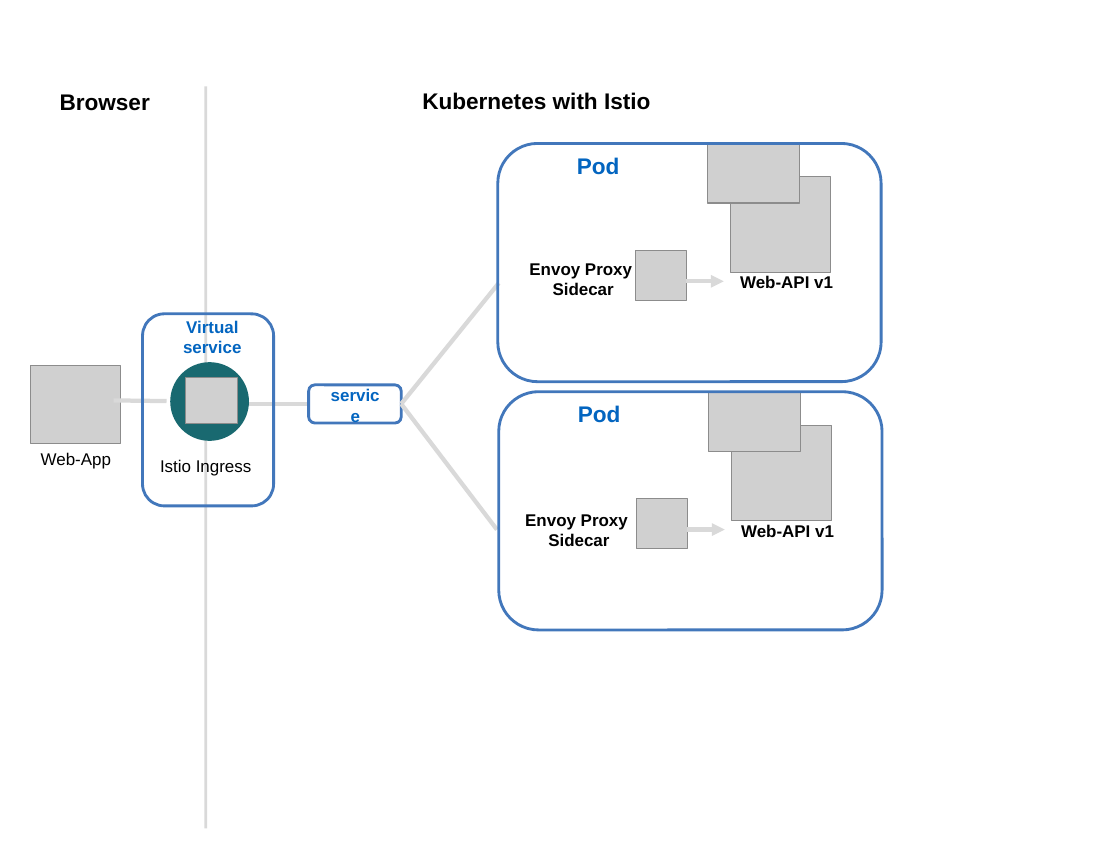
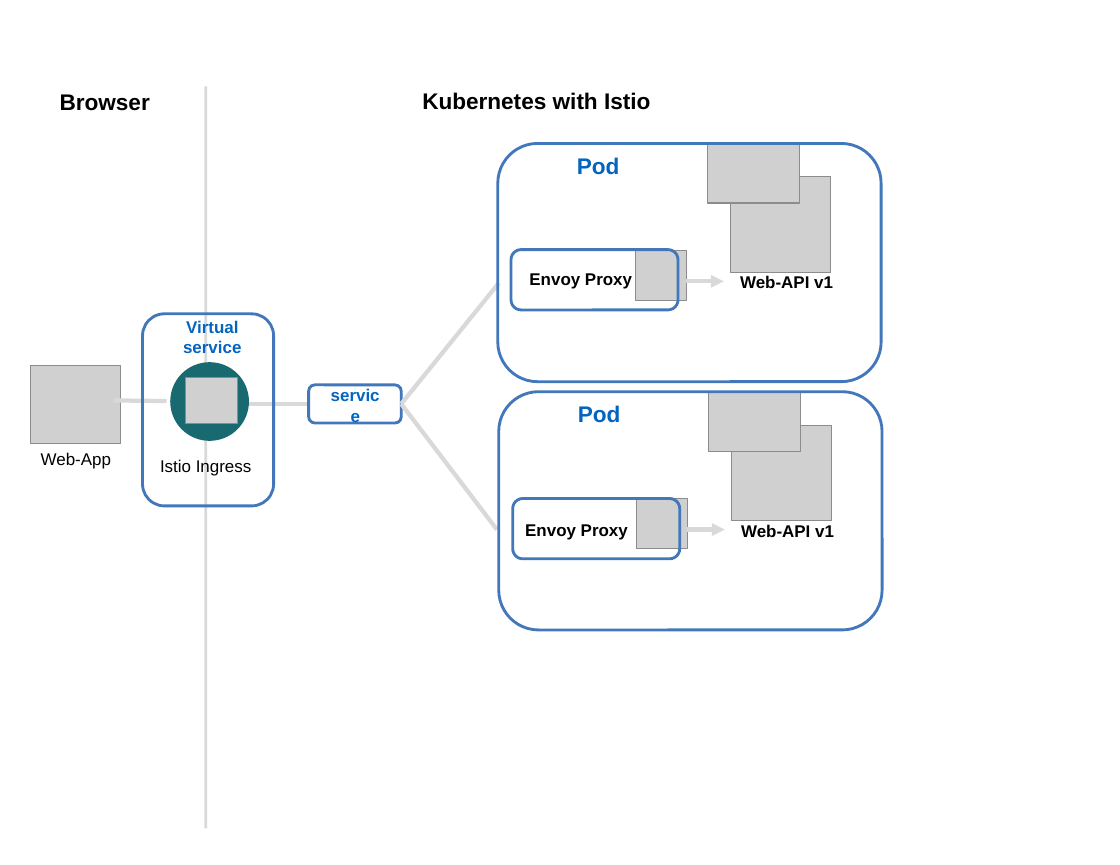
Before and after one commit to thomassuedbroecker/cloud-native-starter, a slide deck: slide 8 of workshop/images/architecture.pptx. Drawn at 1120x865 pixels with LibreOffice and Linux fonts; fonts in the diff are those of the drawing; grey boxes stand for pictures. Boxes give left, top, right and bottom in pixels: in the first picture for what was removed or moved away, otherwise in the second. Text is boxed around its words. In the diff, an @@ line names an element or a change of style, - is before the commit and + after.

```diff
--- a/workshop/images/architecture.pptx
+++ b/workshop/images/architecture.pptx
@@ rounded rectangle added at [511, 249, 678, 310], outline #4277BB 2 pt @@
@@ text at [529, 273, 632, 289]: text changed @@
-Envoy Proxy
-Sidecar
+Envoy Proxy
@@ rounded rectangle added at [513, 499, 680, 559], outline #4277BB 2 pt @@
@@ text at [525, 524, 628, 540]: text changed @@
-Envoy Proxy
-Sidecar
+Envoy Proxy
```
Also in this commit, not shown: 2 other files.
